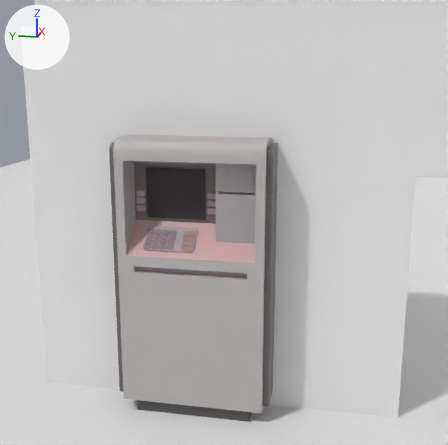
What one commit did to the FBX model Assets/_resources/3D models/Vignette #2/Betting Parlor/HorseBetting.fbx.
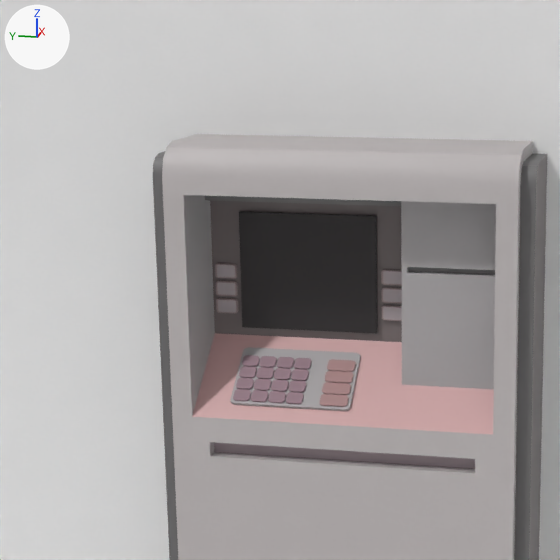
There are two pictures of each version: one from a 50 mm lens placed at (-5.472, 1.648, 1.783), pointed at (-2.447, 2.253, 1.027), one close up on the part from 10% to 63% of the width and 17% to 71% of the height. Every picture has the same lights, and +X, +Y and +Z are marked at upper left. Where no turn or scale is listed for an object, it has been applied to the vertices.
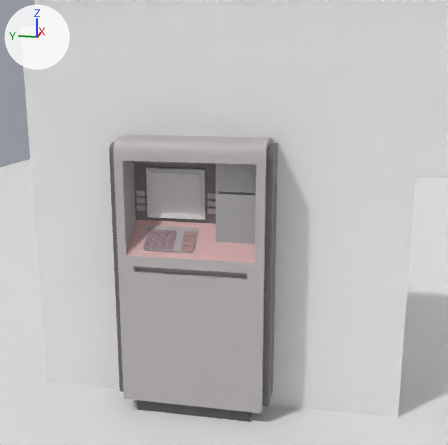
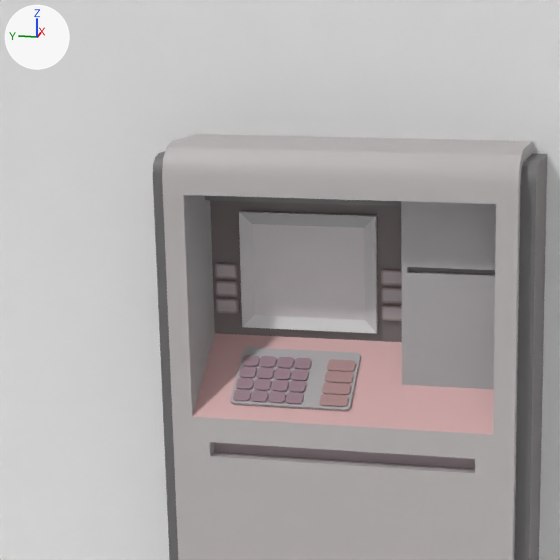
Boxes (x1, y1, x2, y2) around the edits, measured in the close-ups (560 x 560 px):
part 1 of me_slide_16_9___1, built on
    both: (239, 212, 377, 334)
part 2 of me_slide_16_9___1, surface changed (black to grey)
    both: (240, 211, 378, 333)

Diff of the bpy script that builds the scene:
```diff
--- a/Assets/_resources/3D models/Vignette #2/Betting Parlor/HorseBetting.fbx.py
+++ b/Assets/_resources/3D models/Vignette #2/Betting Parlor/HorseBetting.fbx.py
@@ me_slide_16_9___1 @@
 # used by ob_slide_16_9___1; location = (-2.467, 2.501, 1.17)
 # verts and faces of me_slide_16_9___1; kept vertices keep their numbers, new ones are numbered from 8
 # before: 0 (0.0, 0.153, -0.129) at pixel (242, 327), 1 (0.0, -0.153, -0.129) at pixel (376, 333), 2 (0.0, 0.153, 0.129) at pixel (238, 211), 3 (0.0, -0.153, 0.129) at pixel (375, 216)
-me_slide_16_9___1.from_pydata(...)  # 8 vertices, 6 faces; spans x 0.0..0.102, y -0.153..0.153, z -0.129..0.129
+me_slide_16_9___1.from_pydata(...)  # 12 vertices, 10 faces; spans x 0.0..0.102, y -0.153..0.153, z -0.129..0.129
+# me_slide_16_9___1 part 1
+delete_faces([(0, 1, 3, 2)])
+verts[8] = (0.007, 0.126, -0.102)  # pixel (254, 315)
+verts[9] = (0.007, -0.126, -0.102)  # pixel (365, 320)
+verts[10] = (0.007, 0.126, 0.102)  # pixel (252, 224)
+verts[11] = (0.007, -0.126, 0.102)  # pixel (364, 227)
+faces += [(8, 9, 11, 10), (0, 8, 10, 2), (0, 1, 9, 8), (1, 3, 11, 9), (2, 10, 11, 3)]
+# me_slide_16_9___1 part 2: 5 kept faces spanning x 0.0..0.102, y -0.153..0.153, z -0.129..0.129 get new texture (UV) coordinates
 me_slide_16_9___1.materials.append(mat_palette)
```
